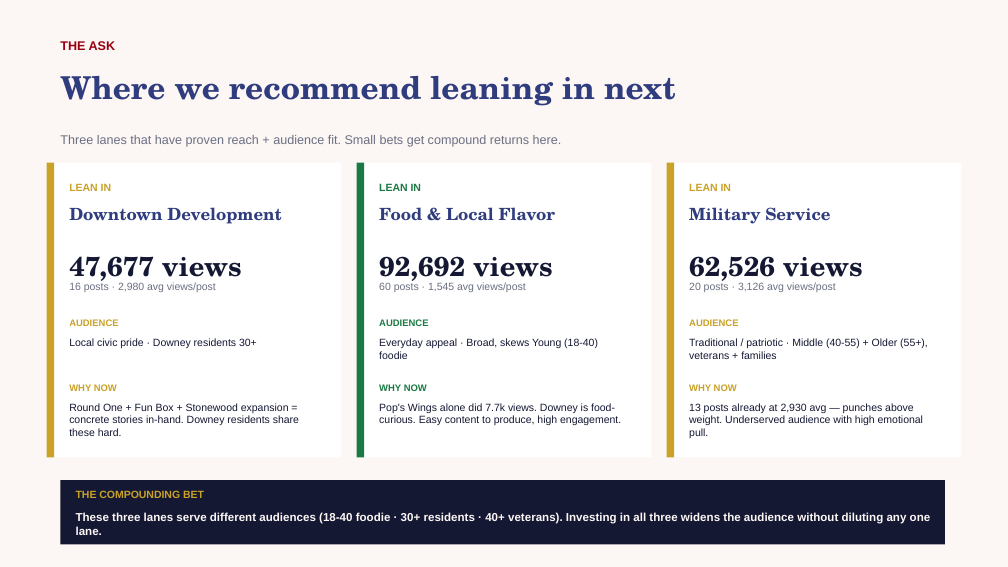
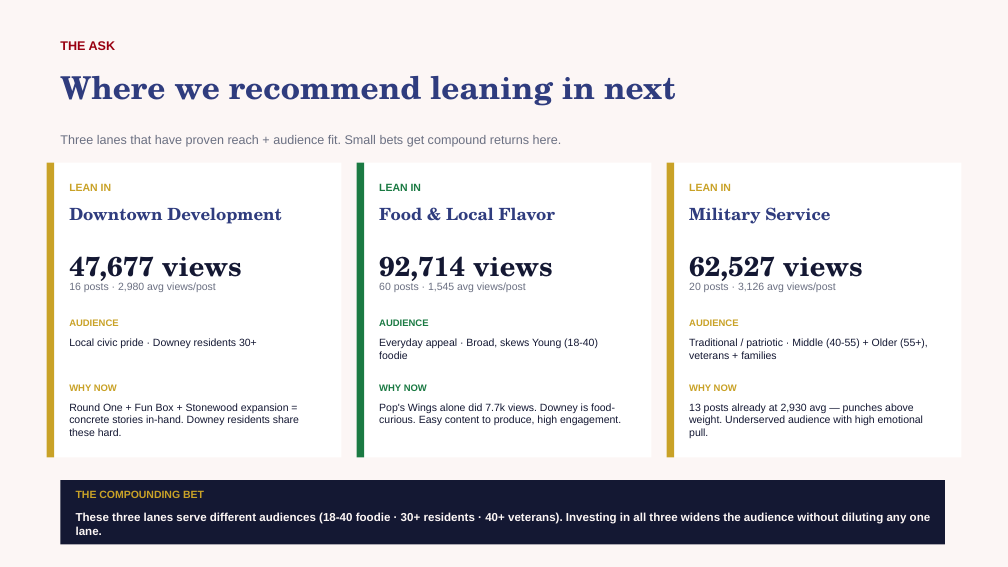
Before and after one commit to zvmmer/talking-downey-kpis, a slide deck: slide 18 of SPONSOR_CONTENT_REPORT.pptx. Drawn at 1008x567 pixels with LibreOffice and Linux fonts; fonts in the diff are those of the drawing. Boxes give left, top, right and bottom in pixels: in the first picture for what was removed or moved away, otherwise in the second. Text is boxed around its words. In the diff, an @@ line names an element or a change of style, - is before the commit and + after.

```diff
--- a/SPONSOR_CONTENT_REPORT.pptx
+++ b/SPONSOR_CONTENT_REPORT.pptx
@@ text at [379, 256, 553, 286]: text changed @@
-92,692 views
+92,714 views
@@ text at [689, 256, 863, 286]: text changed @@
-62,526 views
+62,527 views
```
Also in this commit, not shown: 10 other slides changed, 5 other files.
